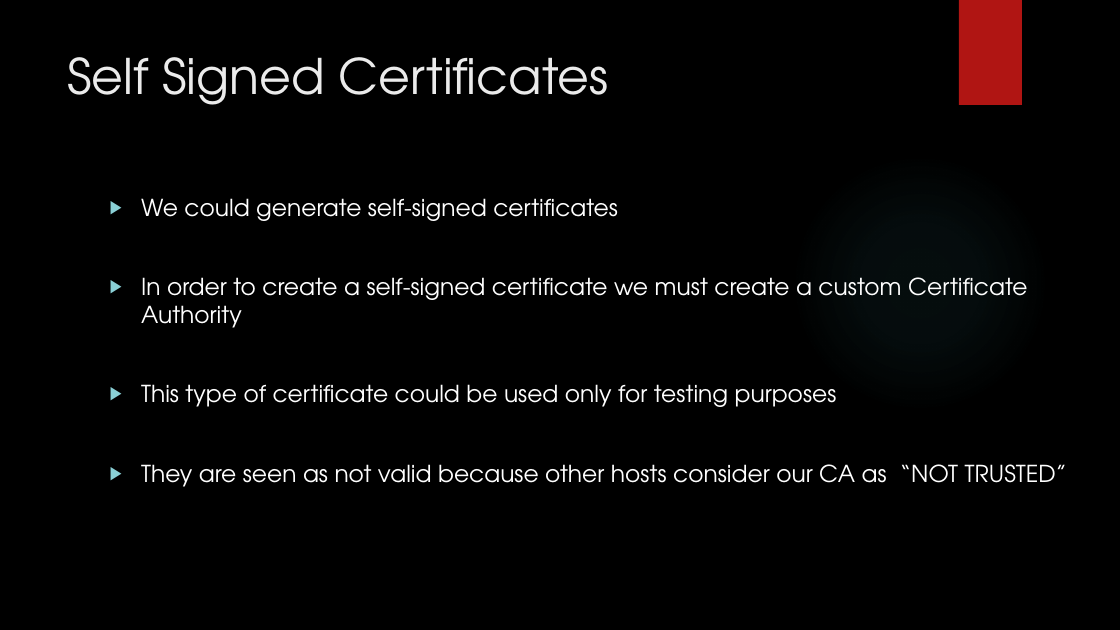
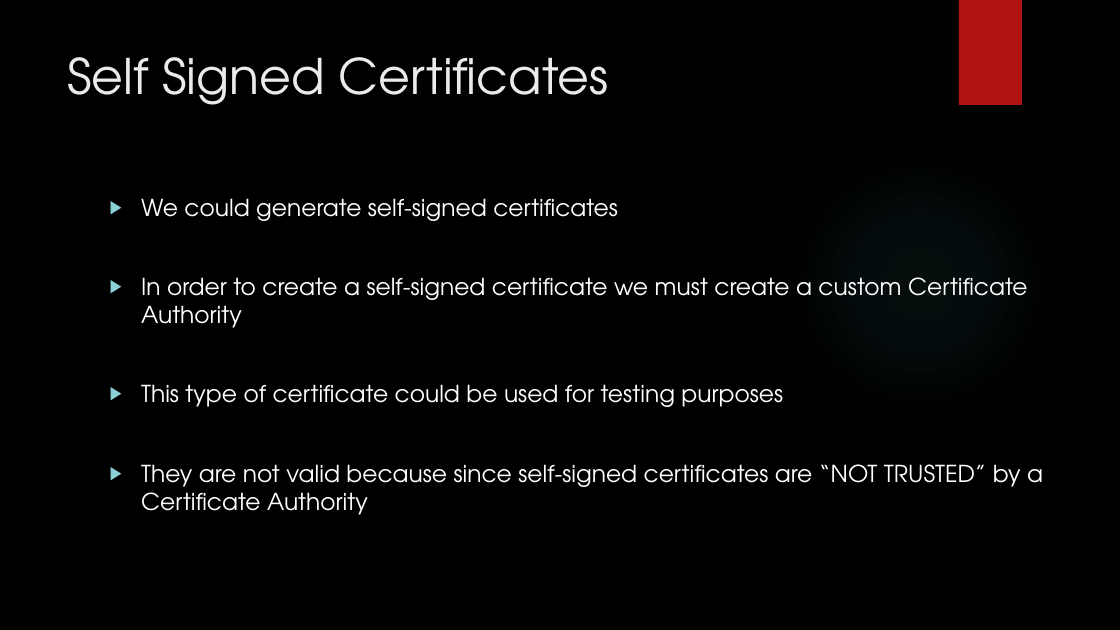
Before and after one commit to DeMaCS-UNICAL/NetworkSecurity, a slide deck: slide 7 of esercitazioni/Laboratory_22-23/Session_3/Lab_03_Slides.pptx (slide 6 before the commit). Drawn at 1120x630 pixels with LibreOffice and Linux fonts; fonts in the diff are those of the drawing; background and template pictures are left out. Boxes give left, top, right and bottom in pixels: in the first picture for what was removed or moved away, otherwise in the second. Text is boxed around its words. In the diff, an @@ line names an element or a change of style, - is before the commit and + after.

Commit message:
updated slides

```diff
--- a/esercitazioni/Laboratory_22-23/Session_3/Lab_03_Slides.pptx
+++ b/esercitazioni/Laboratory_22-23/Session_3/Lab_03_Slides.pptx
@@ text at (141,384,1043,515): text changed @@
-▶ This type of certificate could be used only for testing purposes
-▶ They are seen as not valid because other hosts consider our CA as “NOT TRUSTED”
+▶ This type of certificate could be used for testing purposes
+▶ They are not valid because since self-signed certificates are “NOT TRUSTED” by a Certificate Authority
```
Also in this commit, not shown: 2 other slides changed, 1 slide added, 1 other file.
